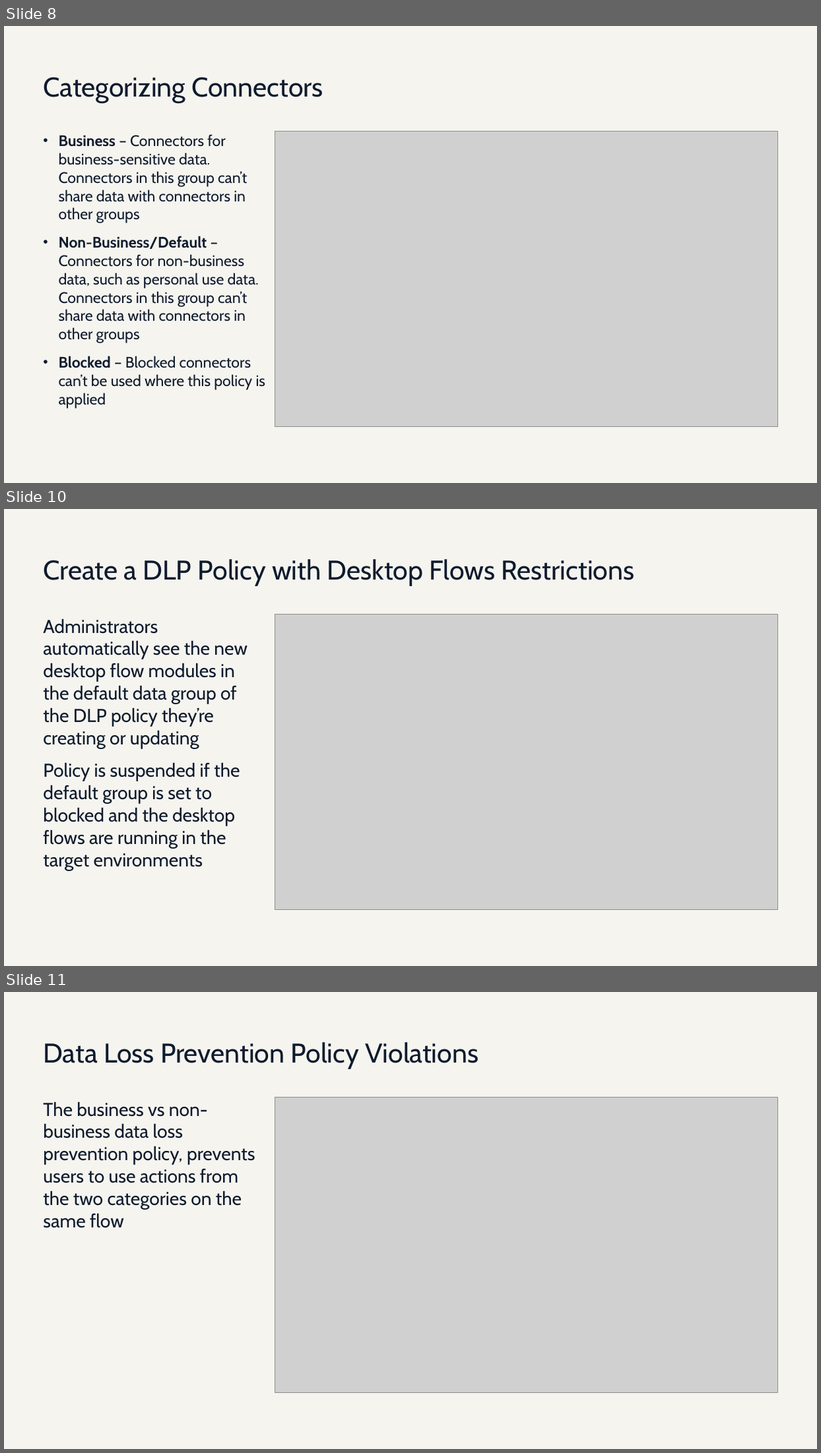
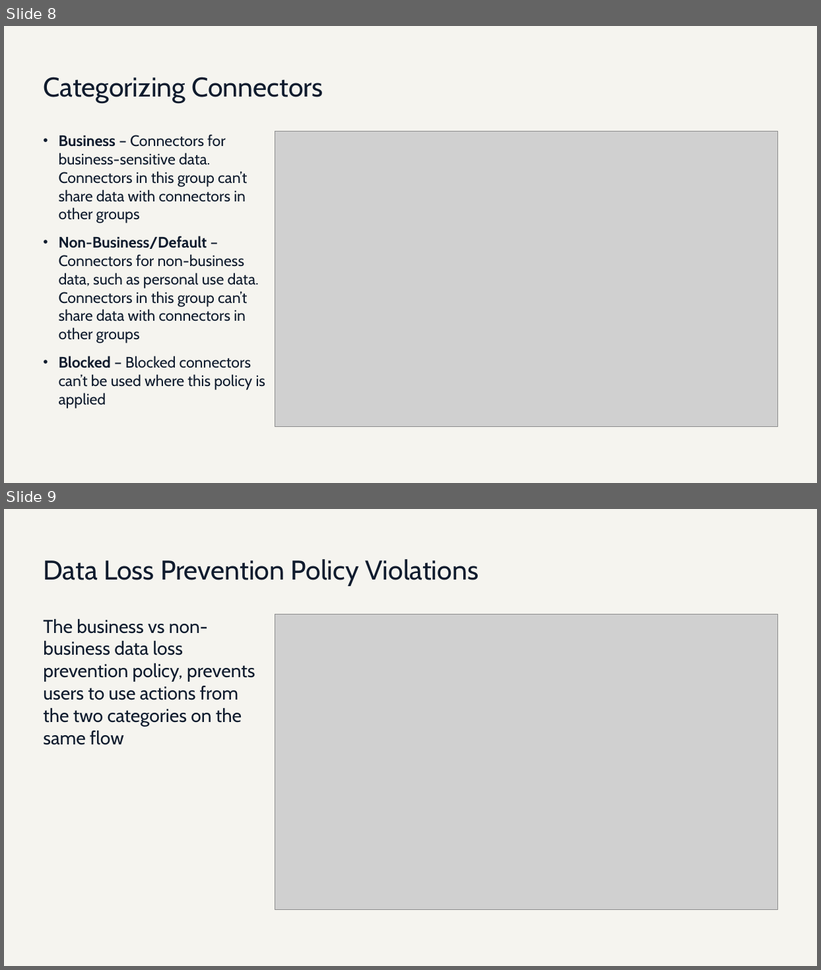
Before and after one commit to JPOWER4/Enterprise-Apps-Agents, a slide deck: Modeule 9 - Multi-Agent Orchestration, MCP & Governance.pptx. Shown one above the other, each under a label of ours: slides 8, 10 and 11 before the commit, slides 8 and 9 after it; the slides between them are not shown. The pictures are 821x1453 and 821x970 pixels, drawn with LibreOffice and Linux fonts; fonts in the diff are those of the drawing; grey boxes stand for pictures. Boxes give left, top, right and bottom in pixels: in the first picture for what was removed or moved away, otherwise in the second. Text is boxed around its words. In the diff, an @@ line names an element or a change of style, - is before the commit and + after.

```diff
--- a/Modeule 9 - Multi-Agent Orchestration, MCP & Governance.pptx
+++ b/Modeule 9 - Multi-Agent Orchestration, MCP & Governance.pptx
@@ slide 10 removed at (4, 509, 817, 966), background #F5F4EF @@
@@ title removed at (43, 559, 635, 586) @@
-Create a DLP Policy with Desktop Flows Restrictions
@@ text removed at (43, 619, 248, 871) @@
-Administrators automatically see the new desktop flow modules in the default data group of the DLP policy they’re creating or updating
-Policy is suspended if the default group is set to blocked and the desktop flows are running in the target environments
@@ picture removed at (275, 615, 778, 910) @@
@@ what was slide 11 is now slide 9 @@
```
Also in this commit, not shown: 2 other slides removed, 5 other files.
